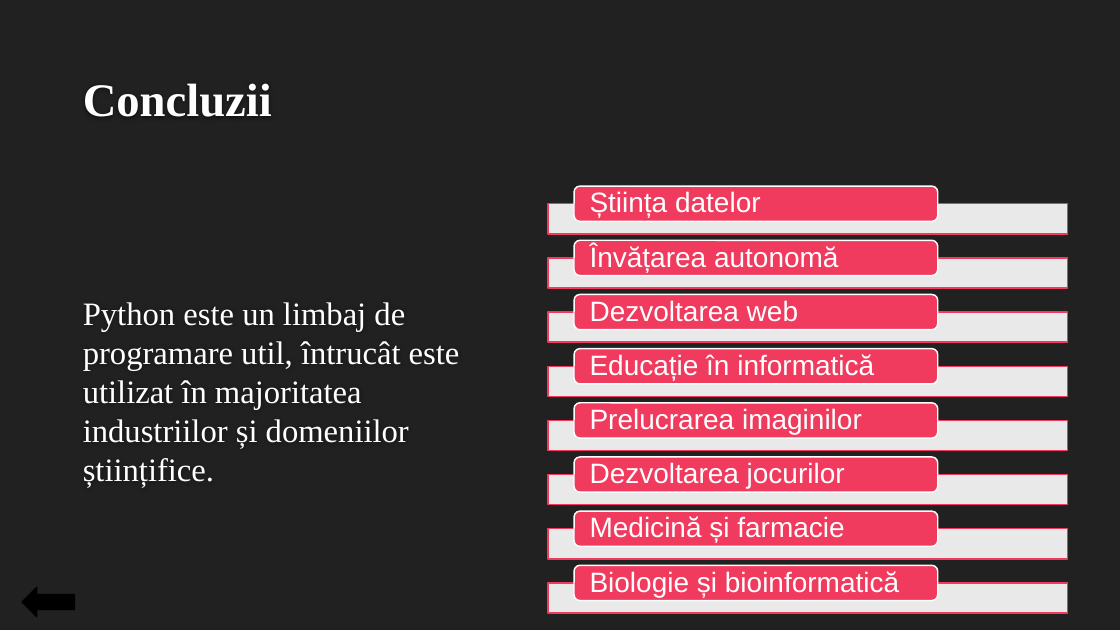
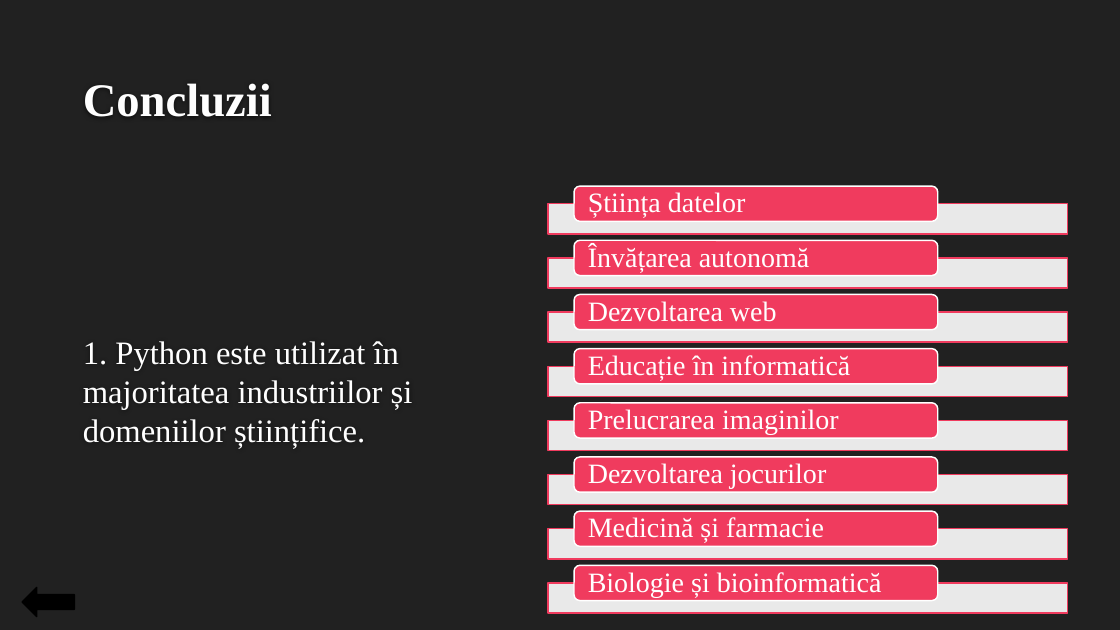
Before and after one commit to CernolevCorina/Python_introduction, a slide deck: slide 14 of Introducere în limbajul de programare Python.pptx (slide 13 before the commit). Drawn at 1120x630 pixels with LibreOffice and Linux fonts; fonts in the diff are those of the drawing; background and template pictures are left out. Boxes give left, top, right and bottom in pixels: in the first picture for what was removed or moved away, otherwise in the second. Text is boxed around its words. In the diff, an @@ line names an element or a change of style, - is before the commit and + after.

```diff
--- a/Introducere în limbajul de programare Python.pptx
+++ b/Introducere în limbajul de programare Python.pptx
@@ text at (83, 341, 413, 449): text changed @@
-Python este un limbaj de programare util, întrucât este utilizat în majoritatea industriilor și domeniilor științifice.
+1. Python este utilizat în majoritatea industriilor și domeniilor științifice.
@@ font Arial to Times New Roman in 8 elements at (588, 192, 746, 218), (588, 245, 809, 272), (588, 301, 777, 322), (588, 409, 839, 435), (588, 463, 826, 489), (588, 355, 850, 380), (588, 517, 824, 543), (588, 572, 882, 597) @@
```
Also in this commit, not shown: 5 other slides changed, 2 slides added, 2 other files.
